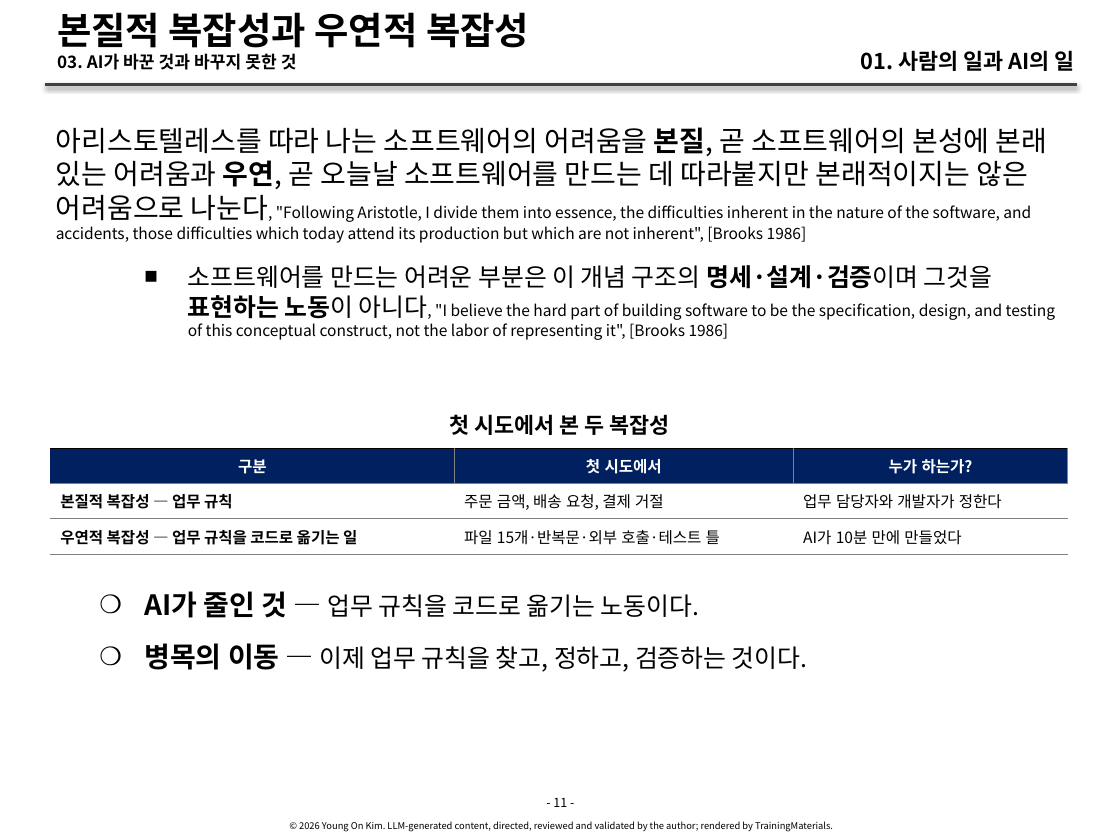
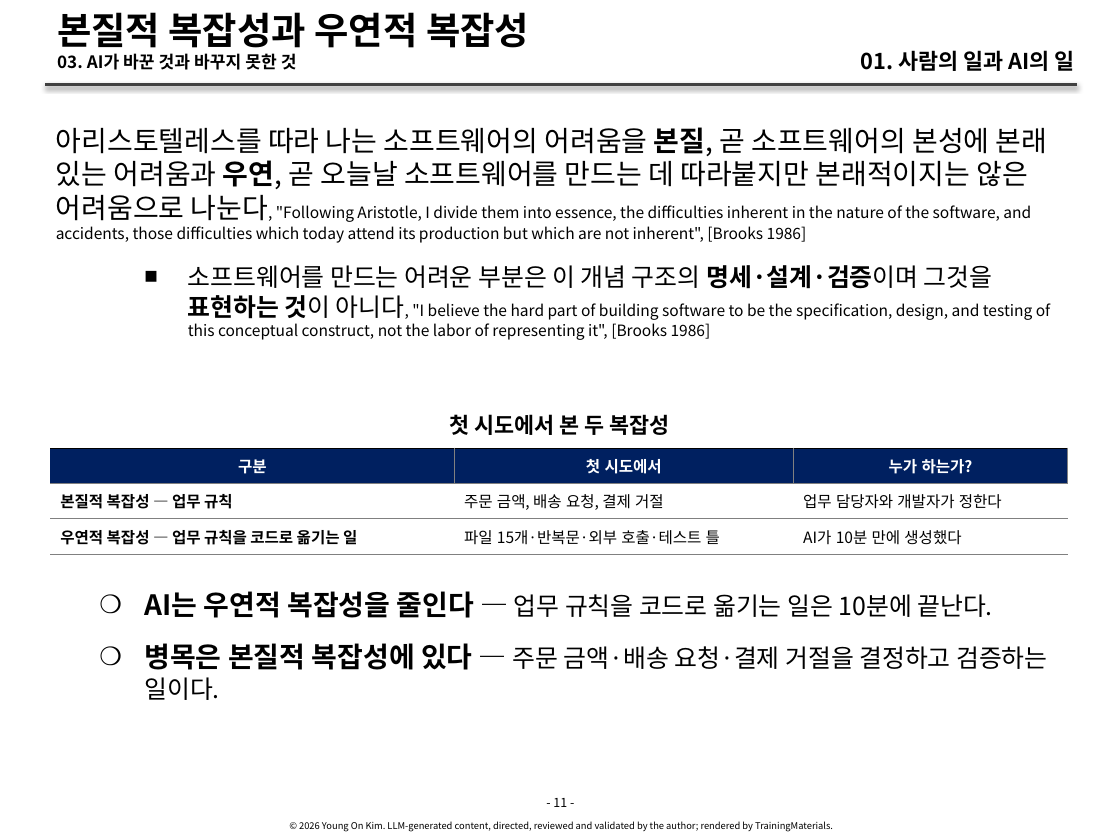
Before and after one commit to YoungSan77/TrainingMaterials, a slide deck: slide 11 of courses/ai-native/sessions/s01.pptx. Drawn at 1120x840 pixels with LibreOffice and Linux fonts; fonts in the diff are those of the drawing. Boxes give left, top, right and bottom in pixels: in the first picture for what was removed or moved away, otherwise in the second. Text is boxed around its words. In the diff, an @@ line names an element or a change of style, - is before the commit and + after.

```diff
--- a/courses/ai-native/sessions/s01.pptx
+++ b/courses/ai-native/sessions/s01.pptx
@@ text at bbox=[188, 265, 1050, 340]: text changed @@
-      ■ 소프트웨어를 만드는 어려운 부분은 이 개념 구조의 명세·설계·검증이며 그것을 표현하는 노동이 아니다, "I believe the hard part of building software to be the specification, design, and testing of this conceptual construct, not the labor of representing it", [Brooks 1986]
+      ■ 소프트웨어를 만드는 어려운 부분은 이 개념 구조의 명세·설계·검증이며 그것을 표현하는 것이 아니다, "I believe the hard part of building software to be the specification, design, and testing of this conceptual construct, not the labor of representing it", [Brooks 1986]
@@ table at bbox=[50, 448, 1067, 840] @@
-row 3, column 3: AI가 10분 만에 만들었다
+row 3, column 3: AI가 10분 만에 생성했다
@@ text at bbox=[144, 591, 1047, 700]: text changed @@
-    ❍ AI가 줄인 것 — 업무 규칙을 코드로 옮기는 노동이다.
-    ❍ 병목의 이동 — 이제 업무 규칙을 찾고, 정하고, 검증하는 것이다.
+    ❍ AI는 우연적 복잡성을 줄인다 — 업무 규칙을 코드로 옮기는 일은 10분에 끝난다.
+    ❍ 병목은 본질적 복잡성에 있다 — 주문 금액·배송 요청·결제 거절을 결정하고 검증하는 일이다.
```
Also in this commit, not shown: 25 other slides changed, 17 other files.
